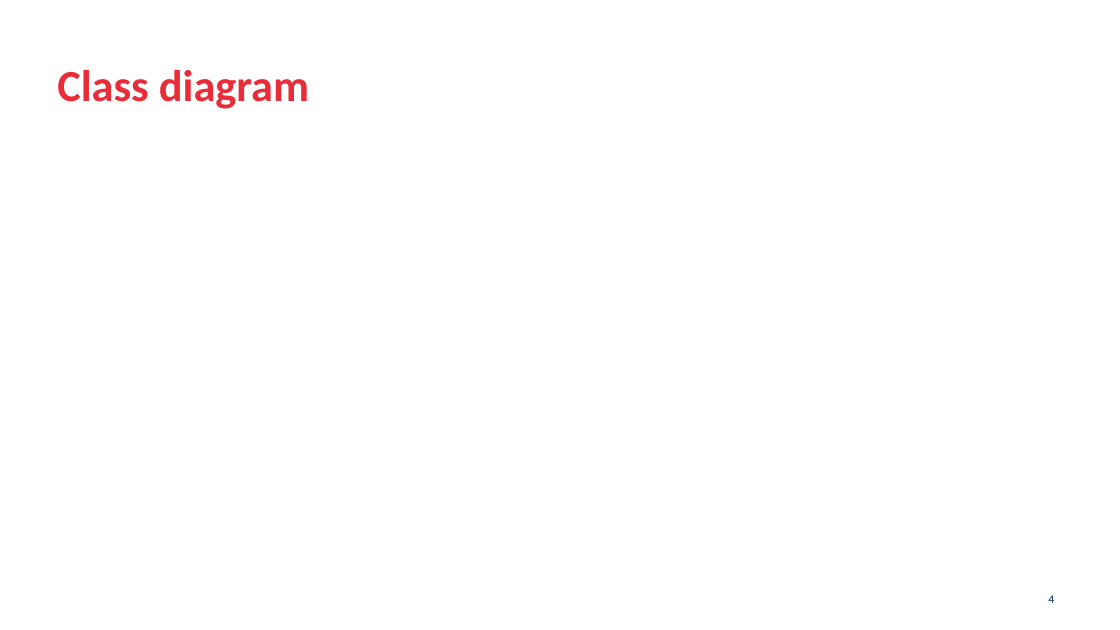
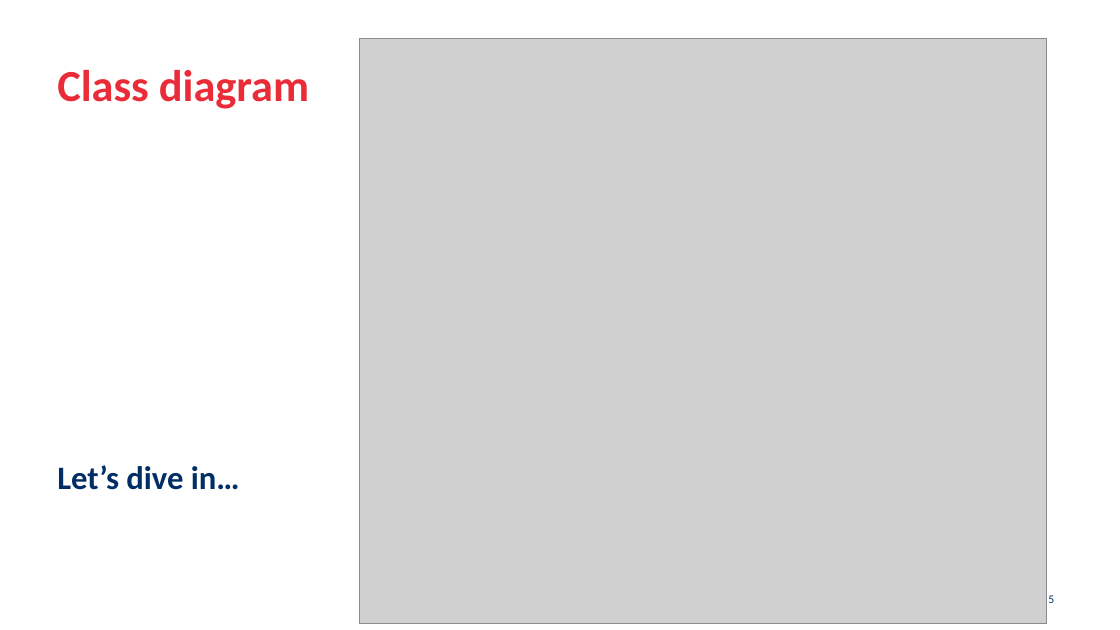
Before and after one commit to Wocco/MoneyTracker, a slide deck: slide 5 of moneytracker_presentation.pptx (slide 4 before the commit). Drawn at 1120x630 pixels with LibreOffice and Linux fonts; fonts in the diff are those of the drawing; grey boxes stand for pictures; background and template pictures are left out. Boxes give left, top, right and bottom in pixels: in the first picture for what was removed or moved away, otherwise in the second. Text is boxed around its words. In the diff, an @@ line names an element or a change of style, - is before the commit and + after.

```diff
--- a/moneytracker_presentation.pptx
+++ b/moneytracker_presentation.pptx
@@ picture added at (360,39,1047,623) @@
@@ text added at (57,465,240,490), 28 pt, text #002E65, bold @@
+Let’s dive in…
@@ page number at (1048,595,1054,603): text changed @@
-4
+5
```
Also in this commit, not shown: 4 other slides changed, 2 slides added.
